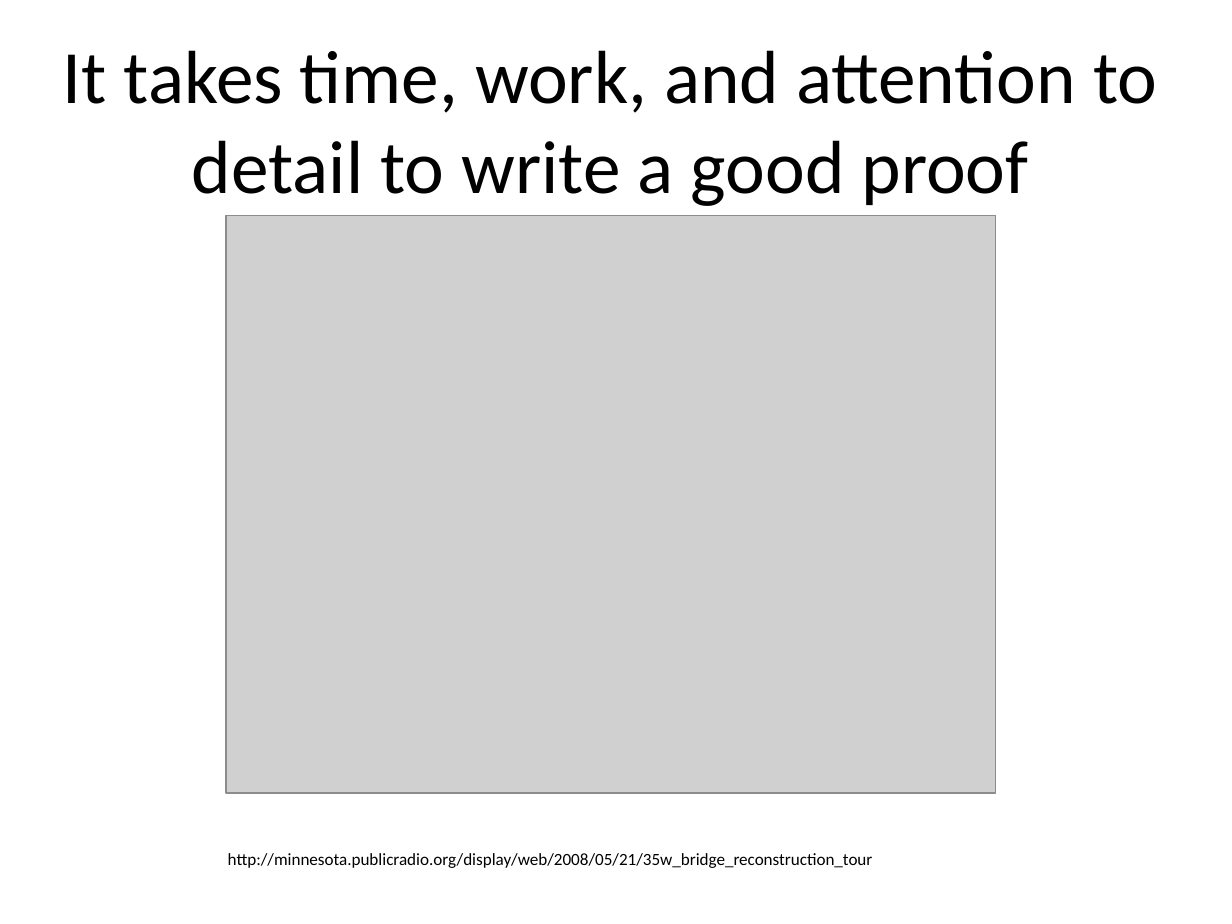
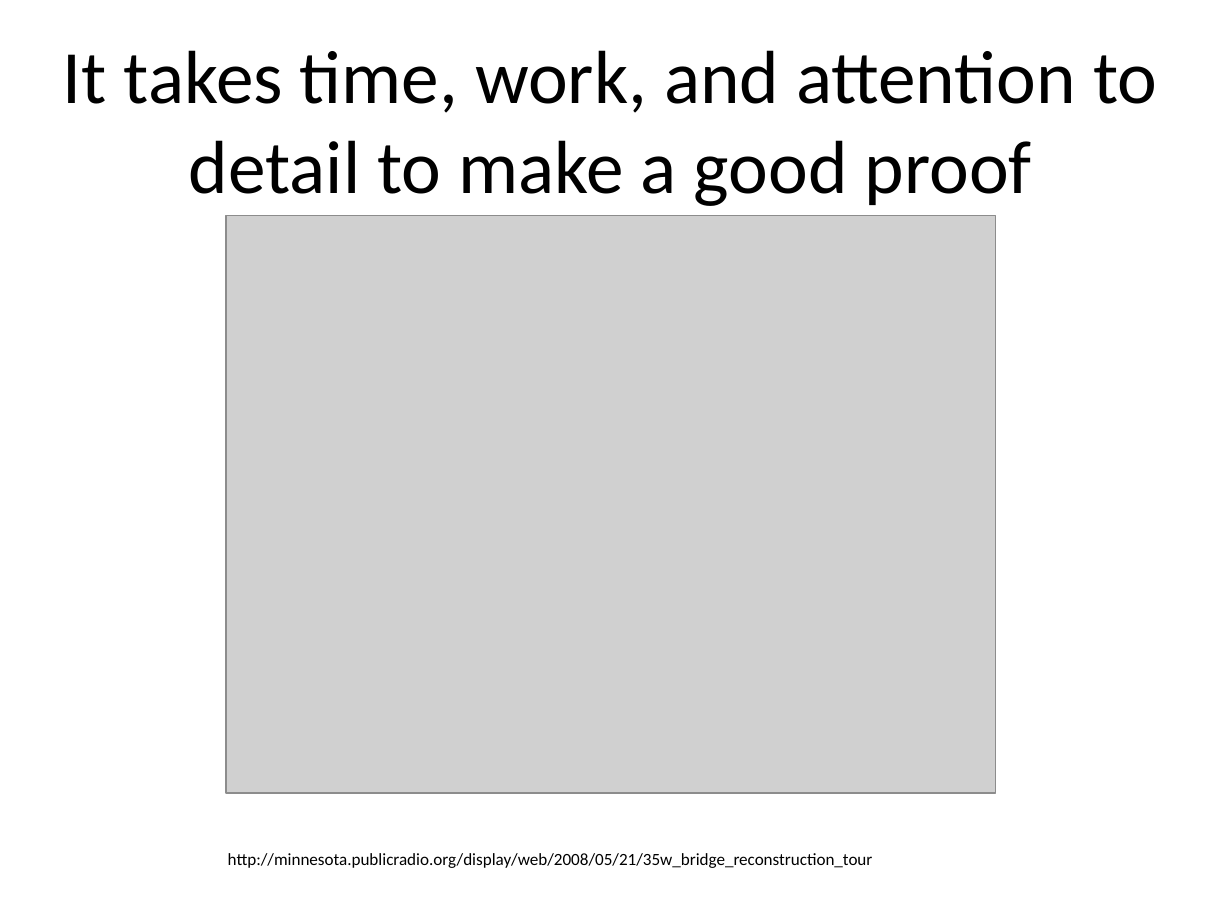
Before and after one commit to clzirbel/GroupActivityProofCourse, a slide deck: slide 14 of A proof is a bridge.pptx. Drawn at 1232x924 pixels with LibreOffice and Linux fonts; fonts in the diff are those of the drawing; grey boxes stand for pictures. Boxes give left, top, right and bottom in pixels: in the first picture for what was removed or moved away, otherwise in the second. Text is boxed around its words. In the diff, an @@ line names an element or a change of style, - is before the commit and + after.

```diff
--- a/A proof is a bridge.pptx
+++ b/A proof is a bridge.pptx
@@ title at [63, 50, 1157, 206]: text changed @@
-It takes time, work, and attention to detail to write a good proof
+It takes time, work, and attention to detail to make a good proof
```
Also in this commit, not shown: 2 other slides changed, 1 slide added.
